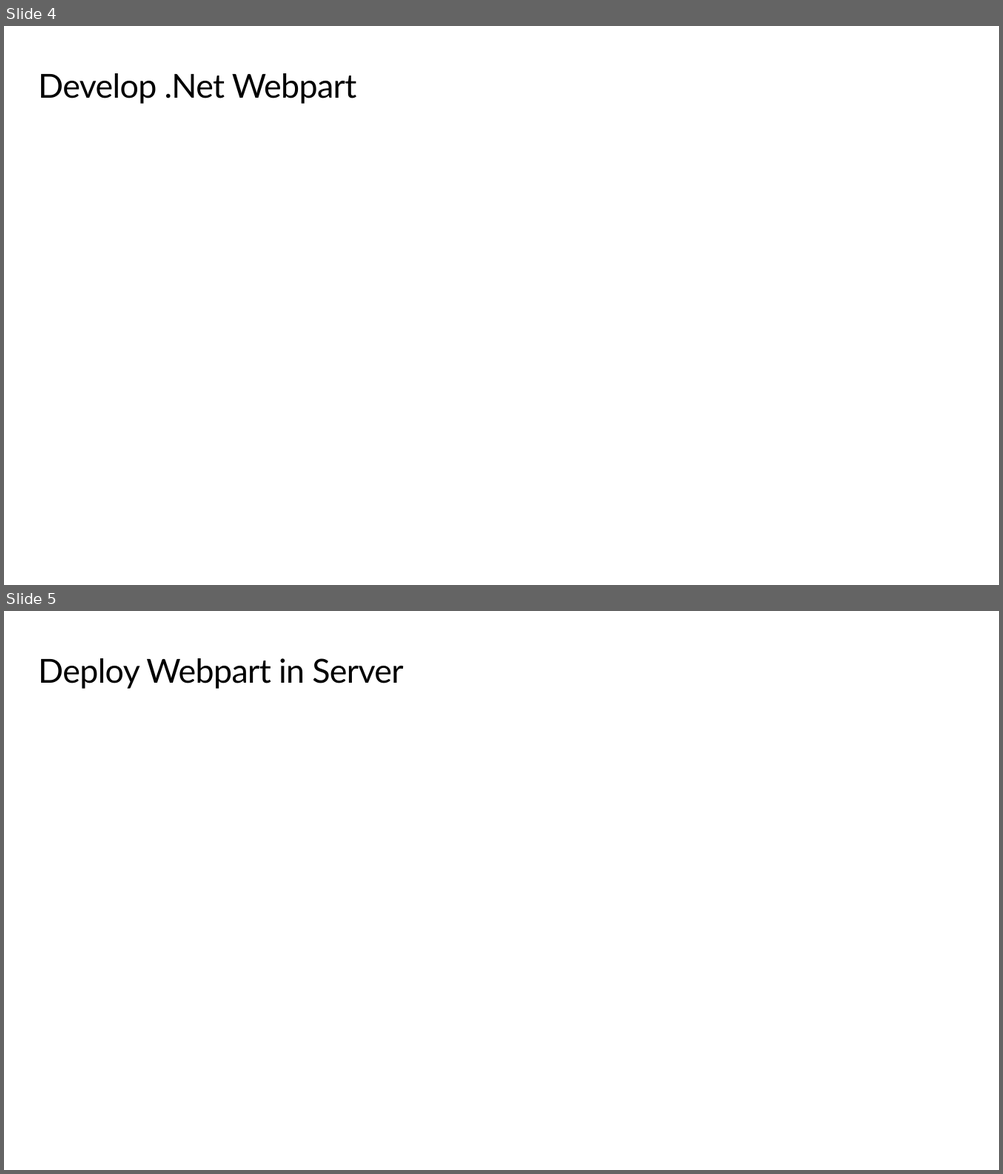
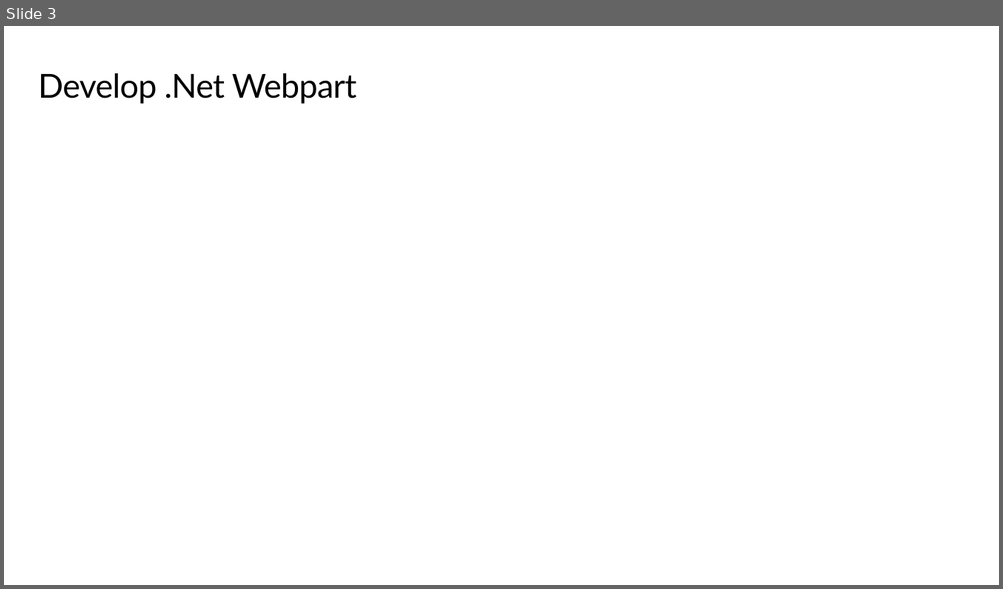
Before and after one commit to JPOWER4/SharePoint-2019-Training, a slide deck: Microsoft SharePoint 2019 Module 12.pptx. Shown one above the other, each under a label of ours: slides 4 and 5 before the commit, slide 3 after it. The pictures are 1003x1174 and 1003x589 pixels, drawn with LibreOffice and Linux fonts; fonts in the diff are those of the drawing. Boxes give left, top, right and bottom in pixels: in the first picture for what was removed or moved away, otherwise in the second. Text is boxed around its words. In the diff, an @@ line names an element or a change of style, - is before the commit and + after.

```diff
--- a/Microsoft SharePoint 2019 Module 12.pptx
+++ b/Microsoft SharePoint 2019 Module 12.pptx
@@ slide 5 removed at [4, 611, 999, 1170], background #FFFFFF @@
@@ title removed at [38, 658, 403, 689] @@
-Deploy Webpart in Server
@@ what was slide 4 is now slide 3 @@
```
Also in this commit, not shown: 1 slide changed, 1 other slide removed, 2 other files.
